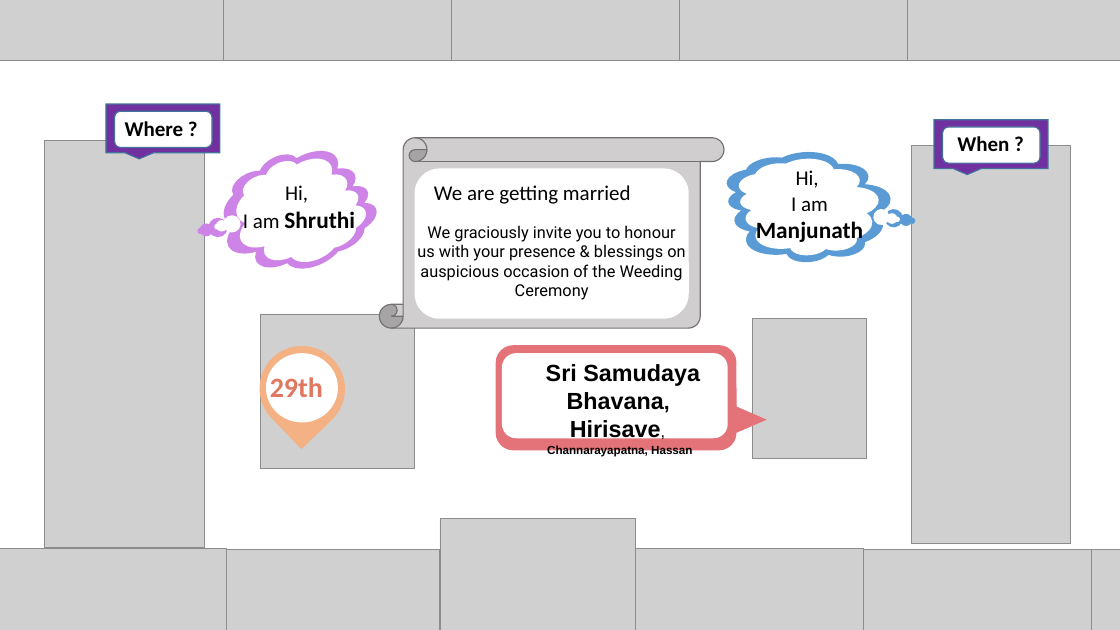
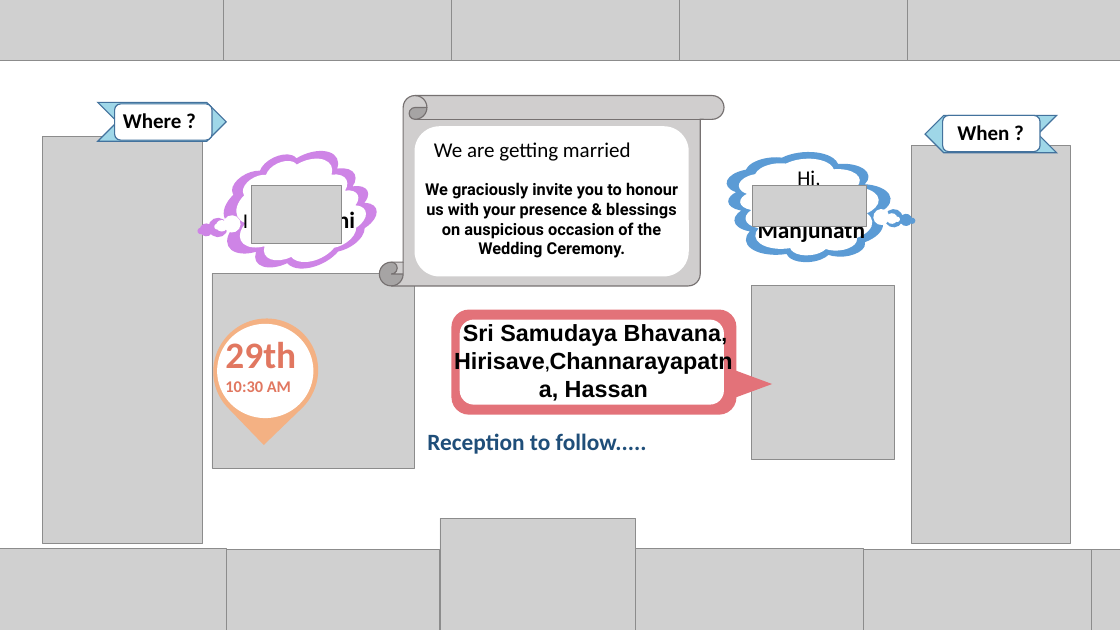
Before and after one commit to Shashank-KP/queue, a slide deck: slide 1 of E-Card.pptx. Drawn at 1120x630 pixels with LibreOffice and Linux fonts; fonts in the diff are those of the drawing; grey boxes stand for pictures; background and template pictures are left out. Boxes give left, top, right and bottom in pixels: in the first picture for what was removed or moved away, otherwise in the second. Text is boxed around its words. In the diff, an @@ line names an element or a change of style, - is before the commit and + after.

```diff
--- a/E-Card.pptx
+++ b/E-Card.pptx
@@ chevron: place and size @@
-chevron at (106,104,220,153)
+chevron at (97,103,226,141)
@@ chevron at (97,103,226,141): speech box to chevron; fill #7030A0 to #9FD7E8 @@
@@ 1 picture, 1 text, 1 rounded rectangle: place and size @@
-1 picture, 1 text, 1 rounded rectangle at (44,111,212,548)
+1 picture, 1 text, 1 rounded rectangle at (43,104,212,544)
@@ vertical scroll: place and size @@
-vertical scroll at (380,138,724,329)
+vertical scroll at (380,96,724,287)
@@ chevron at (925,115,1057,153): speech box to chevron; fill #7030A0 to #9FD7E8; rotation 0 to 180 degrees @@
@@ rounded rectangle: place and size @@
-rounded rectangle at (943,127,1040,163)
+rounded rectangle at (943,115,1040,151)
@@ text "When ?": place and size @@
-text "When ?" at (957,136,1009,151)
+text "When ?" at (957,125,1009,140)
@@ rounded rectangle: place and size @@
-rounded rectangle at (415,169,689,319)
+rounded rectangle at (415,126,689,276)
@@ text "We are getting married": place and size @@
-text "We are getting married" at (434,185,631,204)
+text "We are getting married" at (434,142,631,161)
@@ picture added at (252,186,342,244) @@
@@ text at (425,182,678,258): text changed; bold on @@
-We graciously invite you to honour us with your presence & blessings on auspicious occasion of the Weeding Ceremony
+We graciously invite you to honour us with your presence & blessings on auspicious occasion of the Wedding Ceremony.
@@ picture added at (753,186,866,227) @@
@@ teardrop: place and size @@
-teardrop at (242,329,362,449)
+teardrop at (191,297,340,446)
@@ picture: place and size @@
-picture at (260,314,414,468)
+picture at (212,274,414,468)
@@ picture: place and size @@
-picture at (752,318,866,458)
+picture at (752,285,896,460)
@@ ellipse: place and size @@
-ellipse at (266,353,339,422)
+ellipse at (218,324,314,418)
@@ text "29th": place and size @@
-text "29th" at (270,377,323,397)
+text "29th" at (225,337,296,392)
@@ text "Sri Samudaya Bhavana,": place and size @@
-text "Sri Samudaya Bhavana," at (546,364,700,457)
+text "Sri Samudaya Bhavana," at (454,323,721,398)
@@ rounded speech box: place and size @@
-rounded speech box at (496,345,737,450)
+rounded speech box at (452,309,737,414)
@@ rounded rectangle: place and size @@
-rounded rectangle at (502,353,728,438)
+rounded rectangle at (460,319,724,404)
@@ text at (225,337,296,368): size 24 to 32 pt in "29th" @@
@@ text at (454,351,648,398): text changed; size 10 to 20 pt @@
-Hirisave,
-Channarayapatna, Hassan
+Hirisave,Channarayapatna, Hassan
@@ text at (225,381,291,392): paragraph added @@
+10:30 AM
@@ text added at (427,433,647,454), 20 pt, text #1F4E79, bold @@
+Reception to follow.....
```
